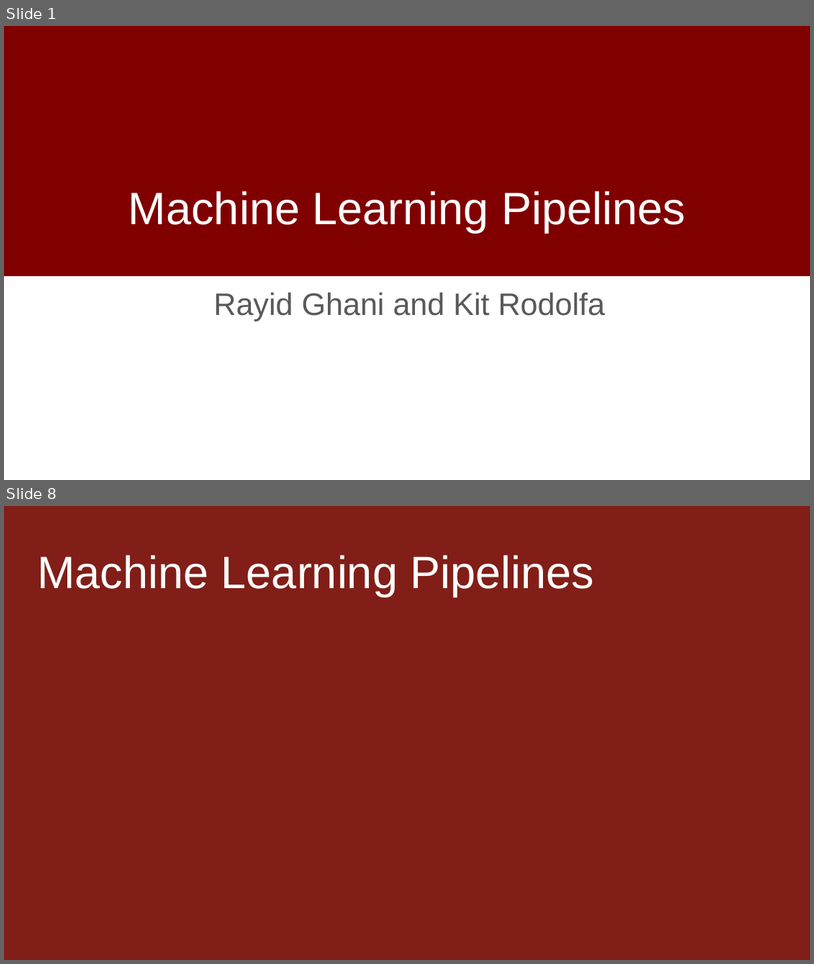
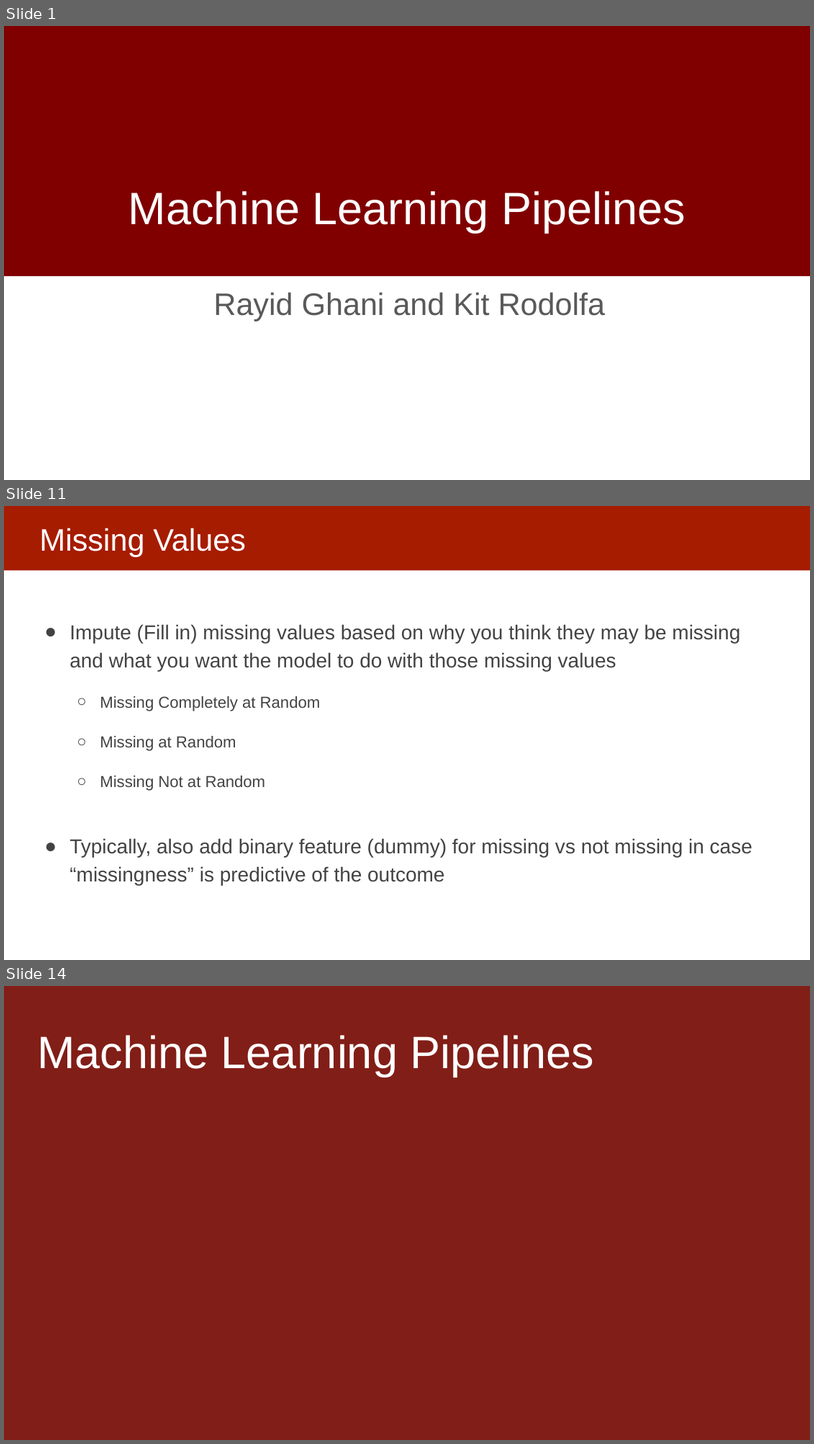
Before and after one commit to dssg/MLinPractice, a slide deck: Lectures/Lecture8-Machine-Learning-Pipelines.pptx. Shown one above the other, each under a label of ours: slides 1 and 8 before the commit, slides 1, 11 and 14 after it; the slides between them are not shown. The pictures are 814x964 and 814x1444 pixels, drawn with LibreOffice and Linux fonts; fonts in the diff are those of the drawing; background and template pictures are left out. Boxes give left, top, right and bottom in pixels: in the first picture for what was removed or moved away, otherwise in the second. Text is boxed around its words. In the diff, an @@ line names an element or a change of style, - is before the commit and + after.

```diff
--- a/Lectures/Lecture8-Machine-Learning-Pipelines.pptx
+++ b/Lectures/Lecture8-Machine-Learning-Pipelines.pptx
@@ slide 11 added at [4, 506, 810, 960], background #FFFFFF @@
@@ rectangle added at [4, 506, 810, 570], fill #A61C00 @@
@@ title added at [39, 528, 246, 556], 37 pt, text #FFFFFF @@
+Missing Values
@@ text added at [70, 624, 753, 885], 24 pt, text #434343 @@
+● Impute (Fill in) missing values based on why you think they may be missing and what you want the model to do with those missing values
+  ○ Missing Completely at Random
+  ○ Missing at Random
+  ○ Missing Not at Random
+● Typically, also add binary feature (dummy) for missing vs not missing in case “missingness” is predictive of the outcome
@@ what was slide 8 is now slide 14 @@
```
Also in this commit, not shown: 10 slides changed, 11 other slides added, 6 slides removed.
